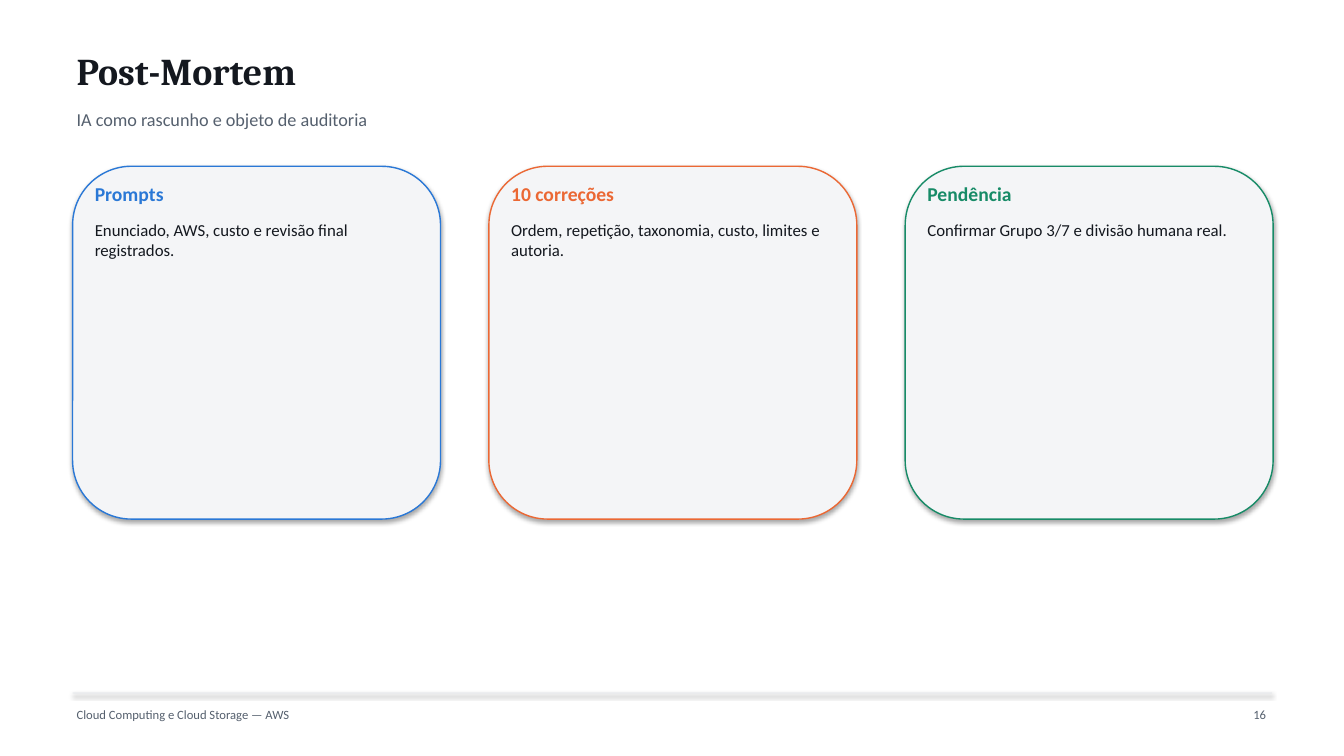
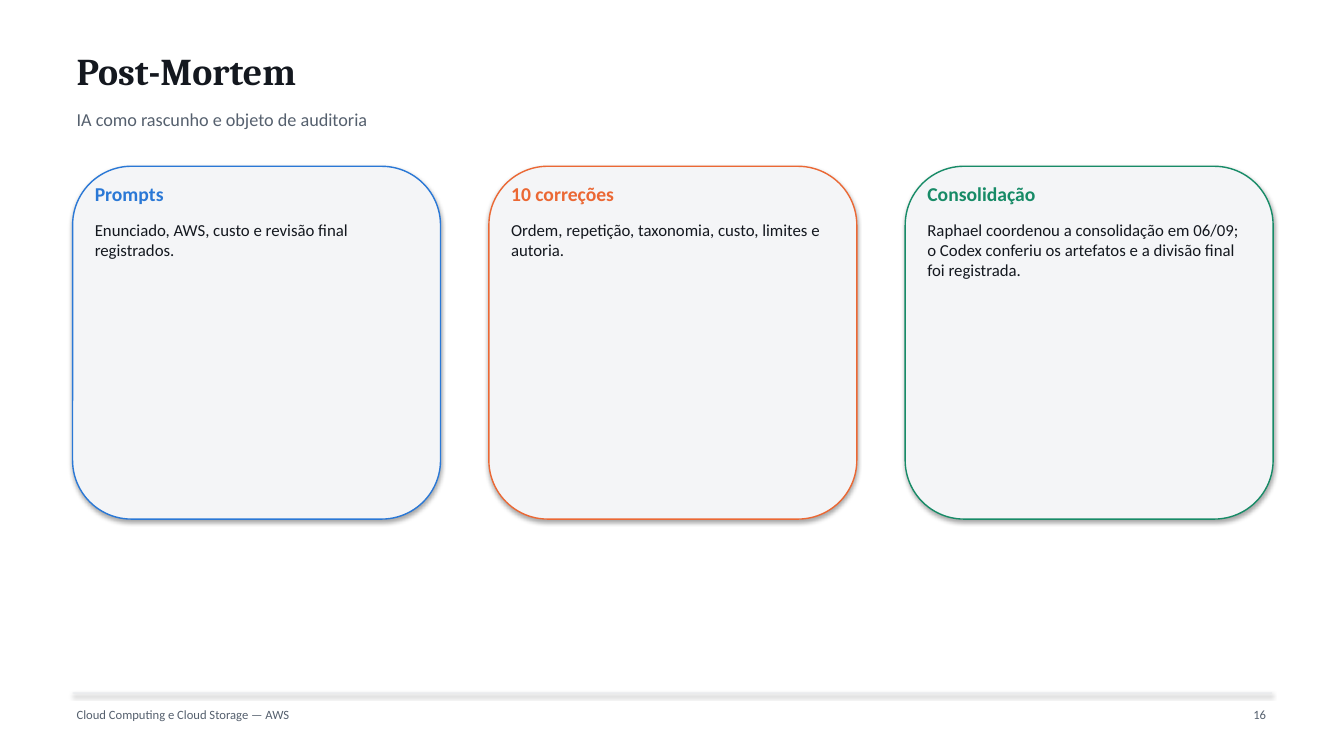
Before and after one commit to guilherme-hu/Trabalho-CBD, a slide deck: slide 17 of Cloud Computing & Cloud Storages/Cloud_Computing_AWS_Slides.pptx. Drawn at 1344x756 pixels with LibreOffice and Linux fonts; fonts in the diff are those of the drawing. Boxes give left, top, right and bottom in pixels: in the first picture for what was removed or moved away, otherwise in the second. Text is boxed around its words. In the diff, an @@ line names an element or a change of style, - is before the commit and + after.

Commit message:
Finaliza relatorios, slides e Post-Mortem

```diff
--- a/Cloud Computing & Cloud Storages/Cloud_Computing_AWS_Slides.pptx
+++ b/Cloud Computing & Cloud Storages/Cloud_Computing_AWS_Slides.pptx
@@ text at [927, 187, 1035, 205]: text changed @@
-Pendência
+Consolidação
@@ text at [927, 224, 1238, 279]: text changed @@
-Confirmar Grupo 3/7 e divisão humana real.
+Raphael coordenou a consolidação em 06/09; o Codex conferiu os artefatos e a divisão final foi registrada.
```
Also in this commit, not shown: 25 other files.
